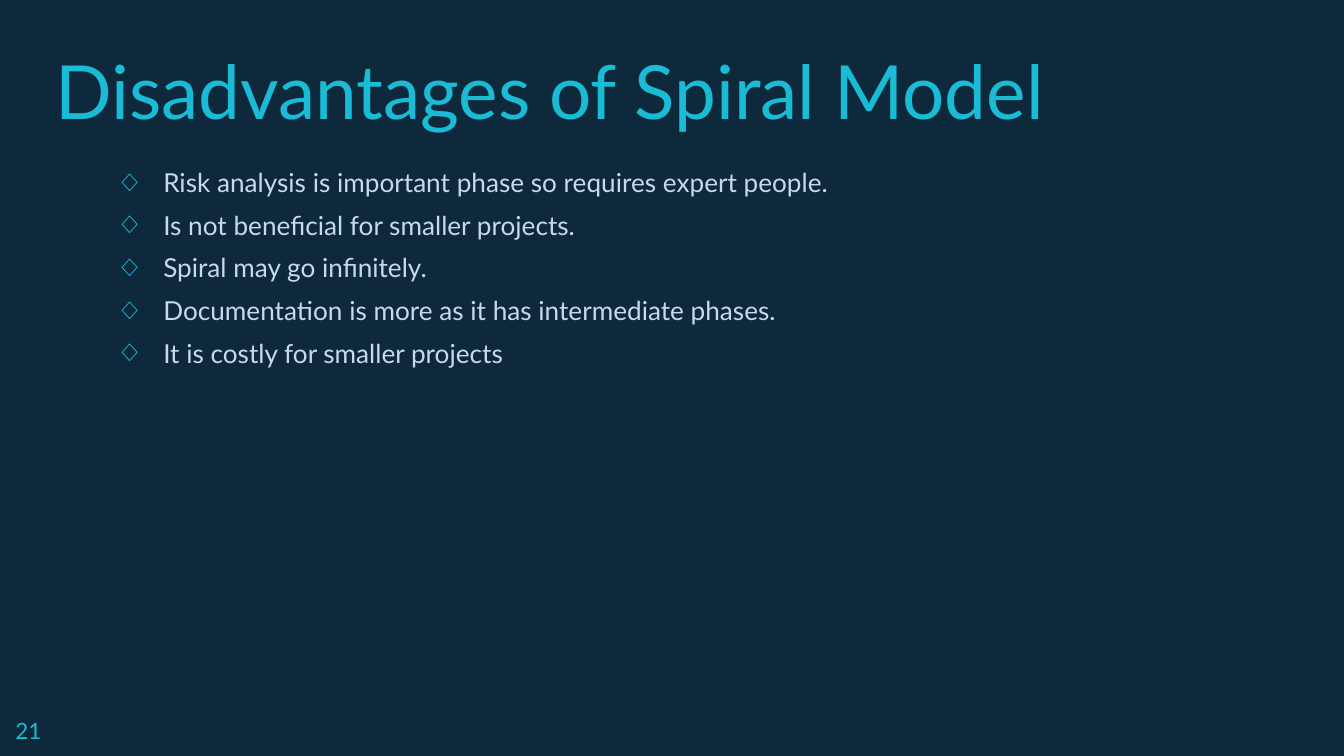
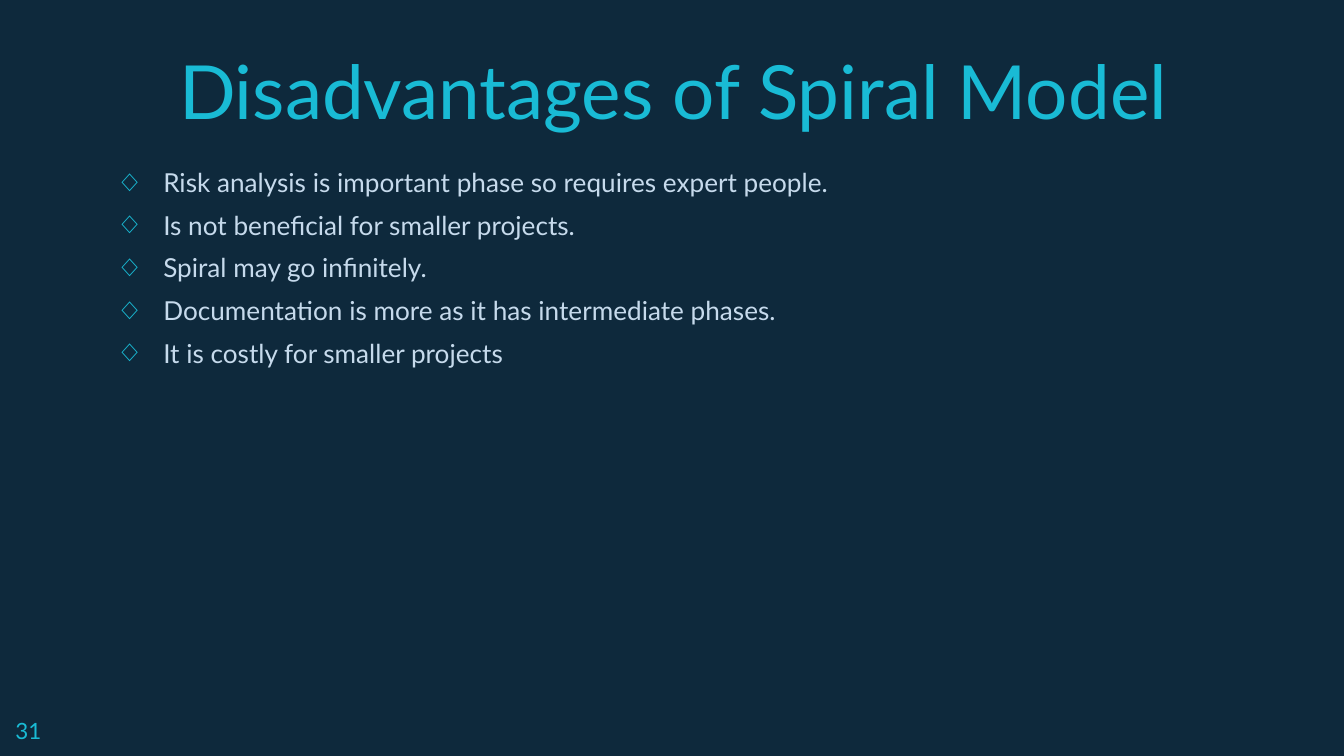
Before and after one commit to Andipstha/SAD-presentation, a slide deck: slide 31 of sad.pptx (slide 21 before the commit). Drawn at 1344x756 pixels with LibreOffice and Linux fonts; fonts in the diff are those of the drawing. Boxes give left, top, right and bottom in pixels: in the first picture for what was removed or moved away, otherwise in the second. Text is boxed around its words. In the diff, an @@ line names an element or a change of style, - is before the commit and + after.

```diff
--- a/sad.pptx
+++ b/sad.pptx
@@ title "Disadvantages of Spiral Model": place and size @@
-title "Disadvantages of Spiral Model" at <box>56,64,1044,132</box>
+title "Disadvantages of Spiral Model" at <box>179,64,1167,132</box>
@@ title "Disadvantages of Spiral Model" at <box>179,64,1167,132</box>: alignment left to centre @@
@@ page number at <box>15,723,41,739</box>: text changed @@
-21
+31
```
Also in this commit, not shown: 26 other slides changed, 10 slides added, 4 slides removed, 1 other file.
